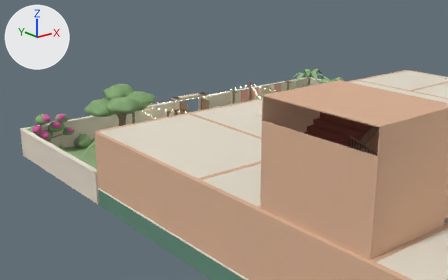
Renders of the glTF model modelos/casona/crudo/pb.glb from each side of a commit.
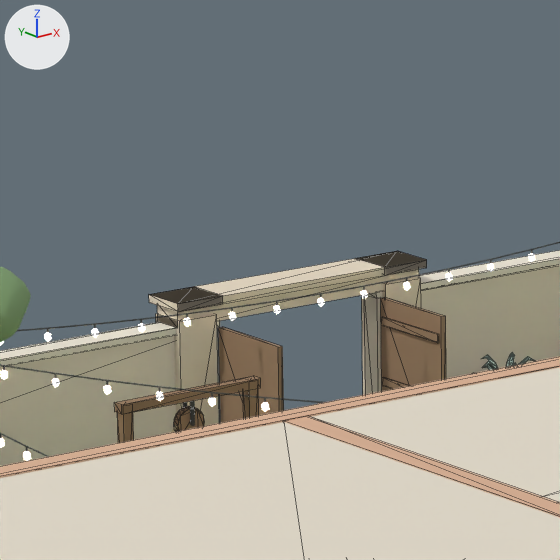
Each version appears first from a camera (50 mm lens) standing at (-37.0, -21.12, 17.88) and looking at (2.03, 27.67, -1.63), and next in a close-up on the part from 34% to 50% of the width and 21% to 47% of the height. The axes (+X, +Y, +Z) are drawn at upper left. The lights are the same throughout. The last two pictures show the newer version. The close-ups show mesh edges as thin lines. Vertices at exactly the same position are counted once.

The first close-up shows 'pb_guirnalda_cable', 'pb_mamey_copa', 'pb_muro_bh480_0', 'pb_muro_bh480_0_rod', 'pb_muro_bh480_195', 'pb_muro_bh480_195_rod', 'pb_muro_h340_0', 'pb_muro_v80_100', 'pb_porton_t', 'pb_techo', 'pb_traspatio', 'pb_traspatio_madera' and 3 more.
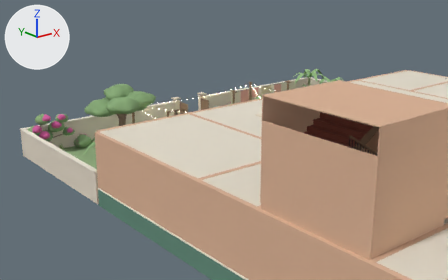
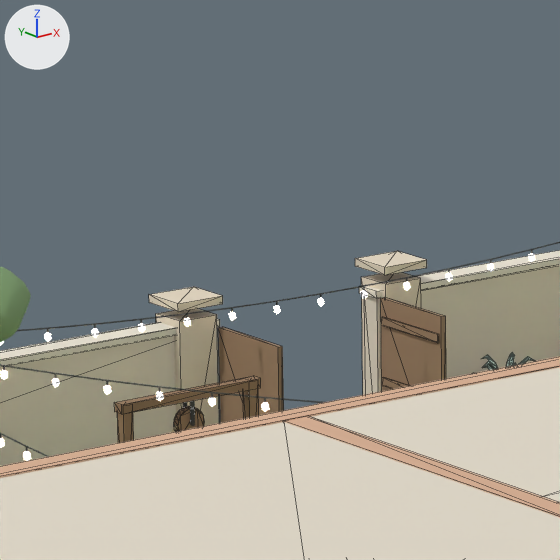
Boxes (x1, y1, x2, y2) around the edits, measured in the close-ups (560 x 560 px):
part 1 of me_pb_traspatio, deleted (pale yellow): before (157, 269, 419, 327)
part 2 of me_pb_traspatio, deleted: before (151, 251, 427, 312)

The edits, one by one:
me_pb_traspatio is used by ob_pb_traspatio; location (0.0, 0.0, 0.0).
Verts and faces of me_pb_traspatio; kept vertices keep their numbers, new ones are numbered from 80.
Before the commit, vertices of me_pb_traspatio: 24 (-2.1, 30.7, 2.8) at pixel (178, 311), 25 (-2.1, 31.3, 2.8) at pixel (149, 302), 26 (-2.1, 30.7, 2.9) at pixel (177, 303), 27 (-2.1, 31.3, 2.9) at pixel (148, 294), 52 (2.1, 30.7, 2.8) at pixel (426, 267).
Before the commit, vertices of me_pb_traspatio: 53 (2.1, 31.3, 2.8), 54 (2.1, 30.7, 2.9) at pixel (426, 259), 55 (2.1, 31.3, 2.9) at pixel (397, 250).
me_pb_traspatio had 80 vertices, 128 faces and spanned x -2.1..16.0, y 18.4..31.3, z 0.0..2.9.
me_pb_traspatio now has 72 vertices, 108 faces and spans x -2.1..16.0, y 18.4..31.3, z 0.0..2.9.
me_pb_traspatio part 1: the loose piece of 8 vertices spanning x -2.0..2.0, y 30.8..31.2, z 2.5..2.8 is deleted.
Part 2, on me_pb_traspatio:
Faces deleted: (24, 25, 53), (24, 53, 52), (26, 54, 55), (26, 55, 27), (24, 52, 54), (24, 54, 26).
Faces deleted: (25, 27, 55), (25, 55, 53).
